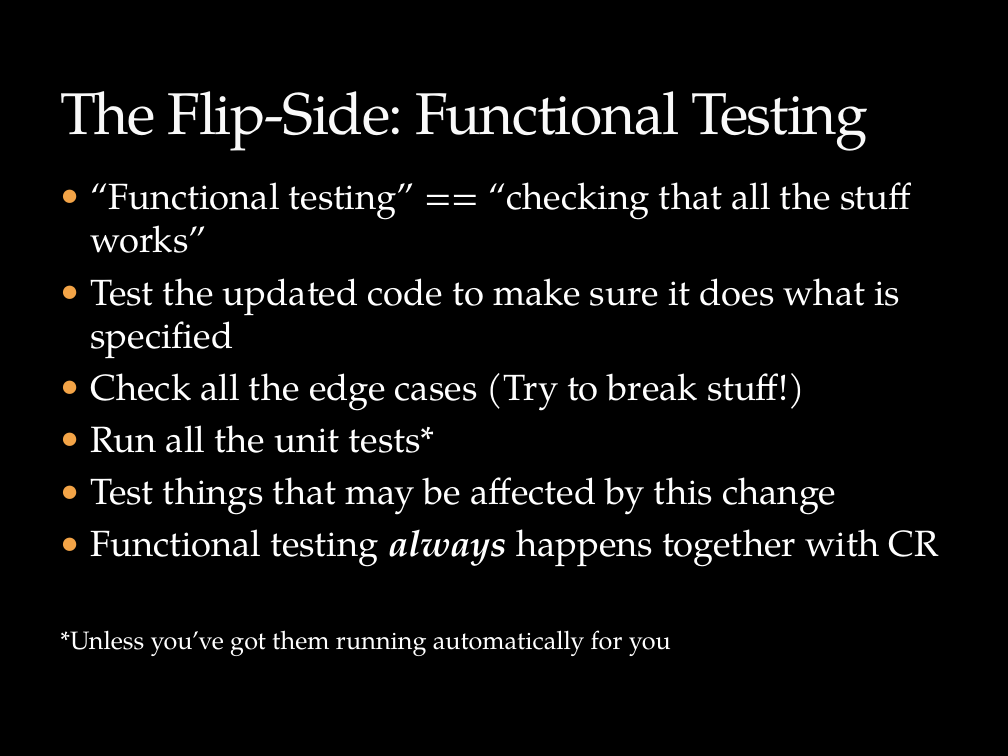
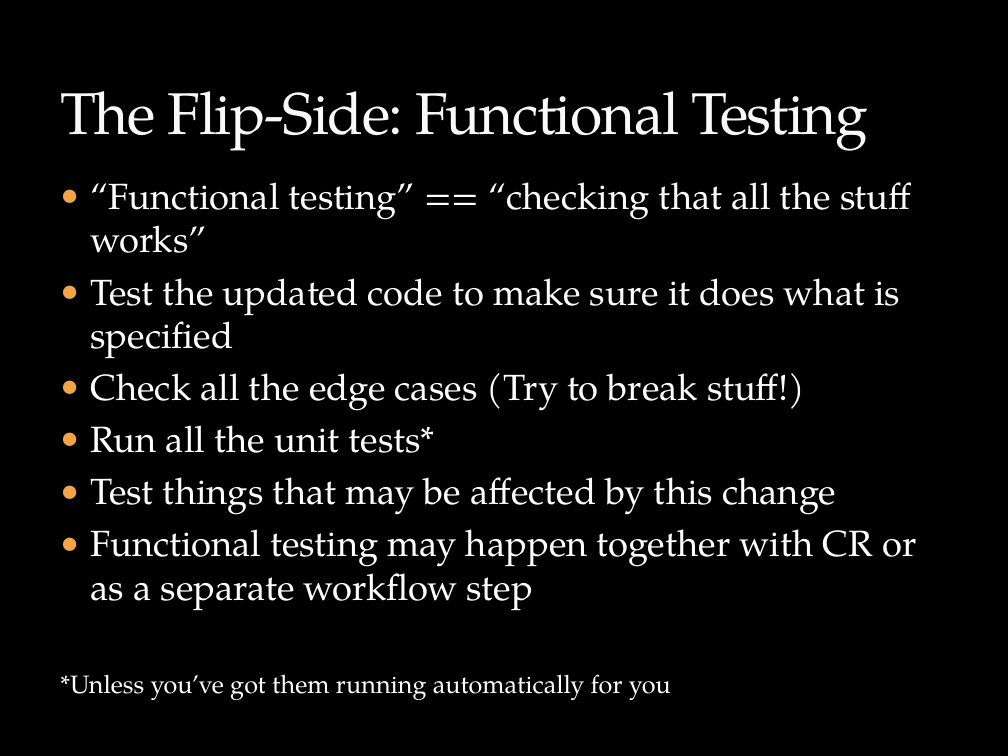
Before and after one commit to PSchwisow/Miscellaneous, a slide deck: slide 5 of CodeReviews-LKPUG.pptx. Drawn at 1008x756 pixels with LibreOffice and Linux fonts; fonts in the diff are those of the drawing; background and template pictures are left out. Boxes give left, top, right and bottom in pixels: in the first picture for what was removed or moved away, otherwise in the second. Text is boxed around its words. In the diff, an @@ line names an element or a change of style, - is before the commit and + after.

Commit message:
Updated CR slides

```diff
--- a/CodeReviews-LKPUG.pptx
+++ b/CodeReviews-LKPUG.pptx
@@ text at (91,529,916,611): text changed @@
-● Functional testing always happens together with CR
+● Functional testing may happen together with CR or as a separate workflow step
```
Also in this commit, not shown: 1 other slide changed.
